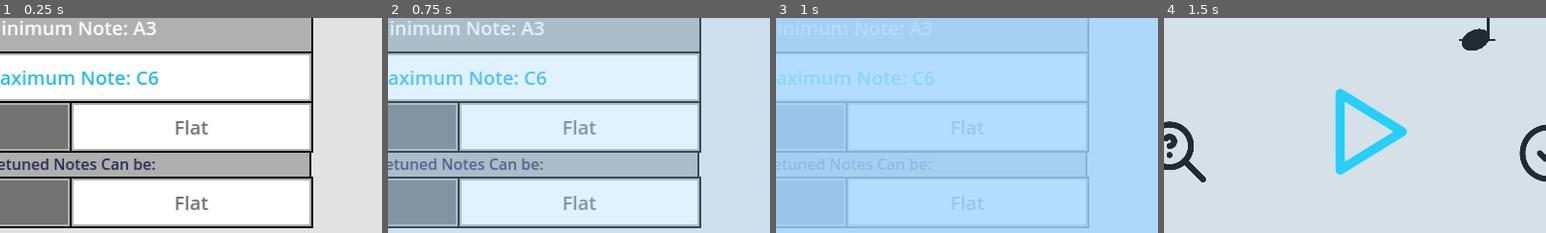
Above: before the commit, frames 1-4 (left to right).
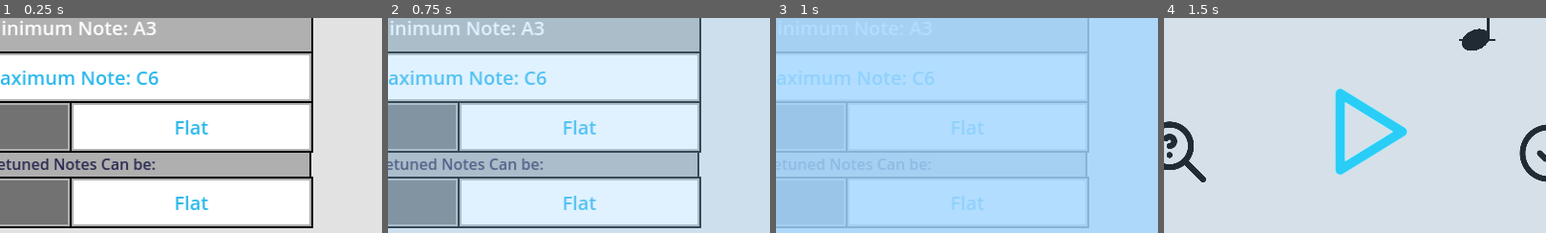
Above: after the commit, the same moments.

Repository: Sniggiho/COMP225-Reluna
Game: Godot game, scene res://Scenes/FreeplaySettingsMenu/FreeplaySettingsMenu.tscn
Two runs of this game, one before a commit and one after it. Both use one fixed random seed, a clock stepped at 60 frames per second and the inputs below. This scene is started directly instead of the project's main scene.
Inputs (mouse positions are % of the whole screen's width and height, from its top left):
- Up to frame 1 (0.25 s): no input
- Up to frame 2 (0.75 s): click (99, 54) at 0.5 s
- Up to frame 3 (1 s): no input
- Up to frame 4 (1.5 s): click (49, 76) at 1.25 s
The pictures show only the part of the screen within x 22-72%, y 50-100%; the shares and areas given below are measured in that part.

The runs differ from the first frame. In frame 1, 0.5% of the frame differs, in the area x 46-55%, y 47-90%; in frame 2, 0.5%; in frame 3, less than 0.1%; in frame 4, nothing differs.

Commit message:
Updated text color

Diff:
--- a/Project/Scenes/FreeplaySettingsMenu/FreeplaySettingsMenu.tscn
+++ b/Project/Scenes/FreeplaySettingsMenu/FreeplaySettingsMenu.tscn
@@ -125,6 +125,7 @@
 minActualValue = 5
 maxActualValue = 50
 height = 100.0
+positiveTextColor = Color(0.164706, 0.717647, 0.921569, 1)
 
 [node name="MinDetuneCents" parent="NotesSettings" instance=ExtResource("18_2jqco")]
 custom_minimum_size = Vector2(0, 100)
@@ -161,7 +162,6 @@
 custom_minimum_size = Vector2(0, 100)
 layout_mode = 2
 negativeColor = Color(0.445313, 0.445313, 0.445313, 1)
-positiveFontColor = Color(0.443137, 0.443137, 0.443137, 1)
 type = 0
 
 [node name="VBoxContainer" type="VBoxContainer" parent="NotesSettings"]
--- a/Project/Scenes/NewItemList/NewItemList.tscn
+++ b/Project/Scenes/NewItemList/NewItemList.tscn
@@ -15,7 +15,7 @@
 sharpPressed = false
 negativeColor = Color(0.447059, 0.447059, 0.447059, 1)
 positiveColor = Color(1, 1, 1, 1)
-positiveFontColor = Color(0.443137, 0.443137, 0.443137, 1)
+positiveFontColor = Color(0.164706, 0.717647, 0.921569, 1)
 negativeFontColor = Color(0.207843, 0.207843, 0.207843, 1)
 selectedColor = Color(0.654902, 0.811765, 0.882353, 1)
 type = 1
@@ -109,7 +109,7 @@
 
 [node name="RichTextLabel" type="RichTextLabel" parent="FlatButton/CenterContainer"]
 layout_mode = 2
-theme_override_colors/default_color = Color(0.443137, 0.443137, 0.443137, 1)
+theme_override_colors/default_color = Color(0.164706, 0.717647, 0.921569, 1)
 theme_override_colors/font_outline_color = Color(0, 0, 0, 0)
 theme_override_font_sizes/normal_font_size = 147
 text = "Flat"
